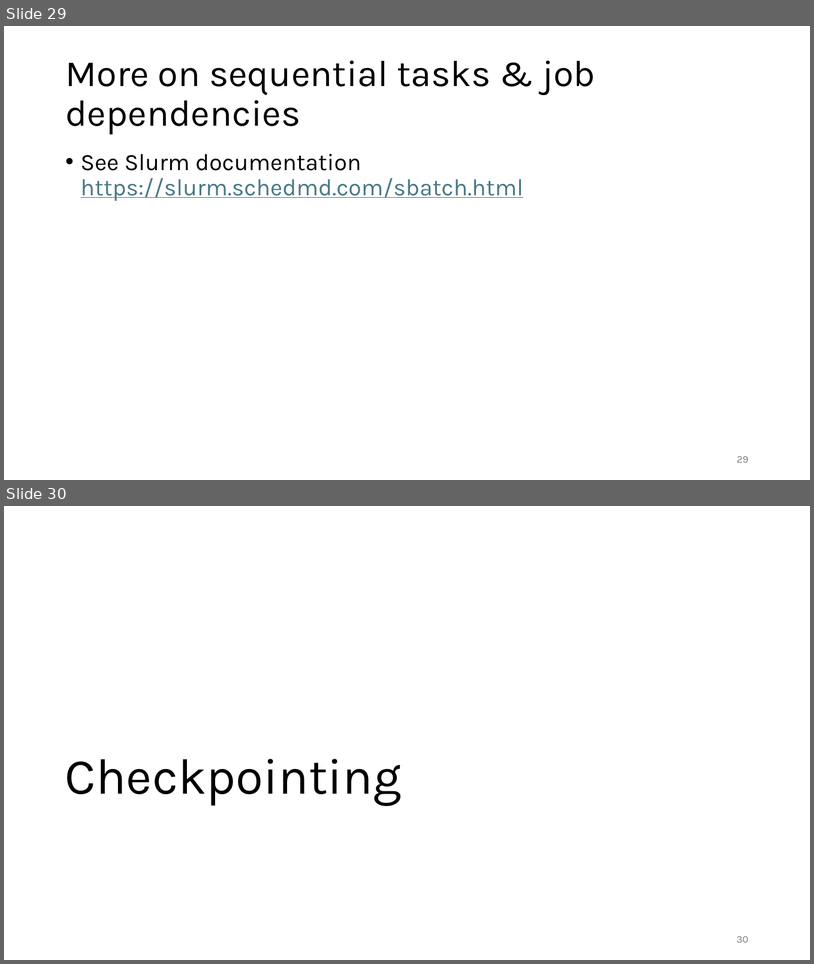
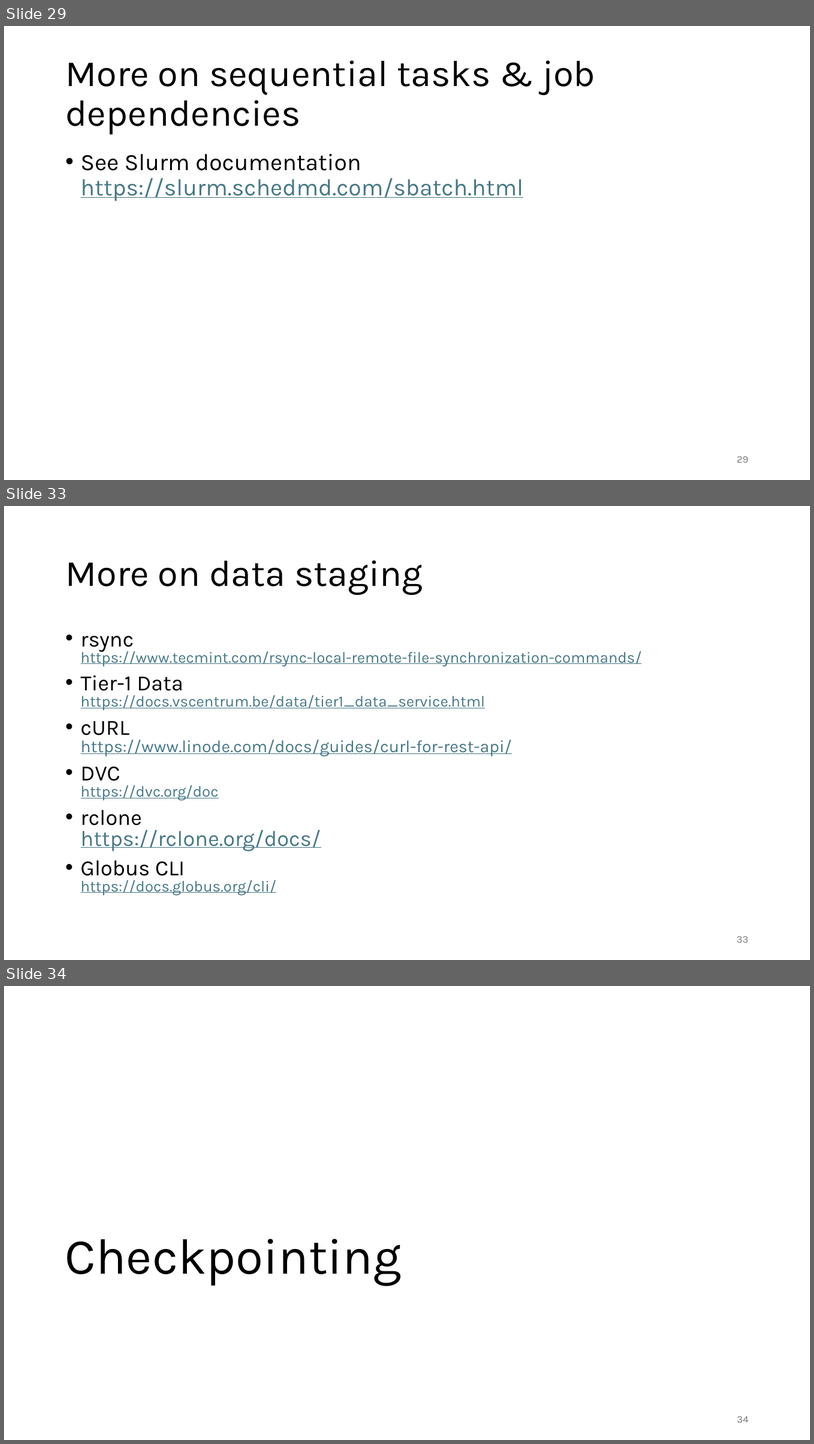
Before and after one commit to gjbex/Workflows-for-HPC, a slide deck: workflow_for_HPC.pptx. Shown one above the other, each under a label of ours: slides 29 and 30 before the commit, slides 29, 33 and 34 after it; the slides between them are not shown. The pictures are 814x964 and 814x1444 pixels, drawn with LibreOffice and Linux fonts; fonts in the diff are those of the drawing. Boxes give left, top, right and bottom in pixels: in the first picture for what was removed or moved away, otherwise in the second. Text is boxed around its words. In the diff, an @@ line names an element or a change of style, - is before the commit and + after.

Commit message:
Add section on data staging

```diff
--- a/workflow_for_HPC.pptx
+++ b/workflow_for_HPC.pptx
@@ slide 33 added at <box>4,506,810,960</box>, background #FFFFFF @@
@@ title added at <box>65,560,423,595</box>, 44 pt, text #000000 @@
+More on data staging
@@ text added at <box>81,636,642,895</box>, 18.5 pt, text #467886, underline @@
+• rsync
+  https://www.tecmint.com/rsync-local-remote-file-synchronization-commands/
+• Tier-1 Data
+  https://docs.vscentrum.be/data/tier1_data_service.html
+• cURL
+  https://www.linode.com/docs/guides/curl-for-rest-api/
+• DVC
+  https://dvc.org/doc
+• rclone
+  https://rclone.org/docs/
+• Globus CLI
+  https://docs.globus.org/cli/
@@ page number added at <box>737,936,749,942</box>, 12 pt, text #797979 @@
+33
@@ what was slide 30 is now slide 34 @@
@@ page number at <box>737,1416,749,1422</box>: text changed @@
-30
+34
```
Also in this commit, not shown: 4 slides changed, 3 other slides added.
